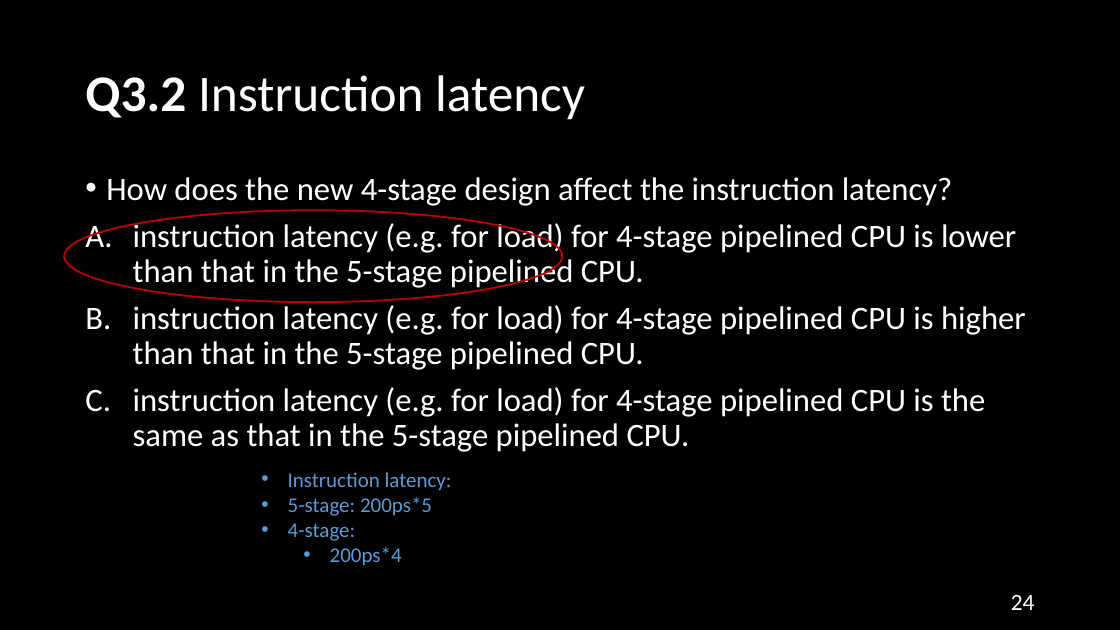
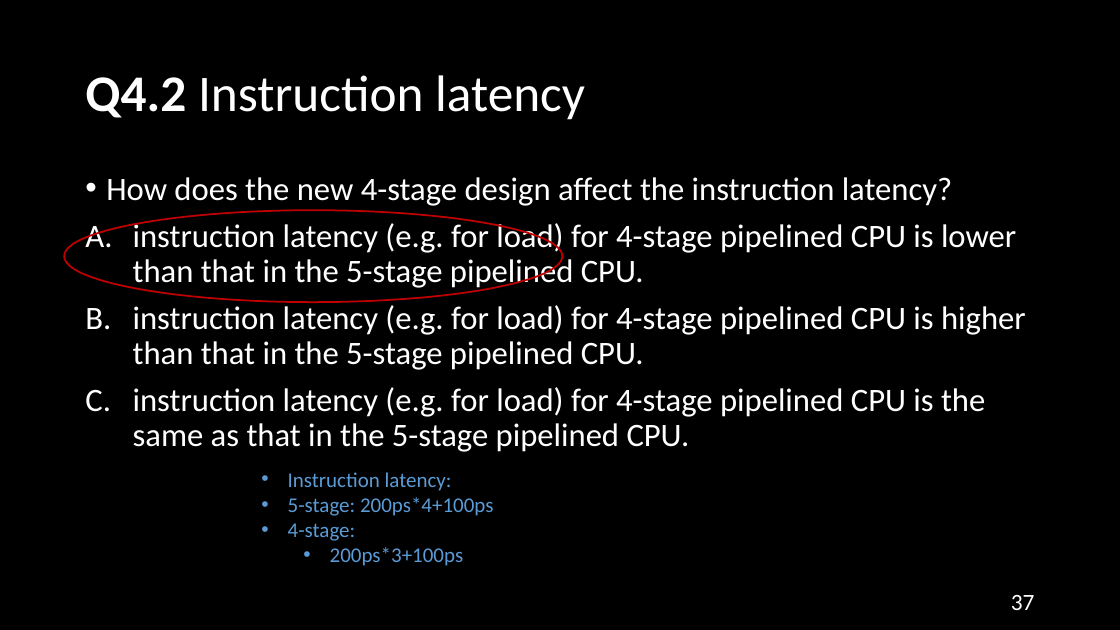
Before and after one commit to NYU-CSO/nyu-cso.github.io, a slide deck: slide 37 of rec-notes/r14.pptx (slide 24 before the commit). Drawn at 1120x630 pixels with LibreOffice and Linux fonts; fonts in the diff are those of the drawing. Boxes give left, top, right and bottom in pixels: in the first picture for what was removed or moved away, otherwise in the second. Text is boxed around its words. In the diff, an @@ line names an element or a change of style, - is before the commit and + after.

```diff
--- a/rec-notes/r14.pptx
+++ b/rec-notes/r14.pptx
@@ title at (85,75,585,120): text changed @@
-Q3.2 Instruction latency
+Q4.2 Instruction latency
@@ text at (288,497,494,516): text changed @@
-• 5-stage: 200ps*5
+• 5-stage: 200ps*4+100ps
@@ text at (330,547,464,566): text changed @@
-  • 200ps*4
+  • 200ps*3+100ps
@@ page number at (1011,595,1035,610): text changed @@
-24
+37
```
Also in this commit, not shown: 26 other slides changed, 54 slides added, 1 slide removed, 1 other file.
